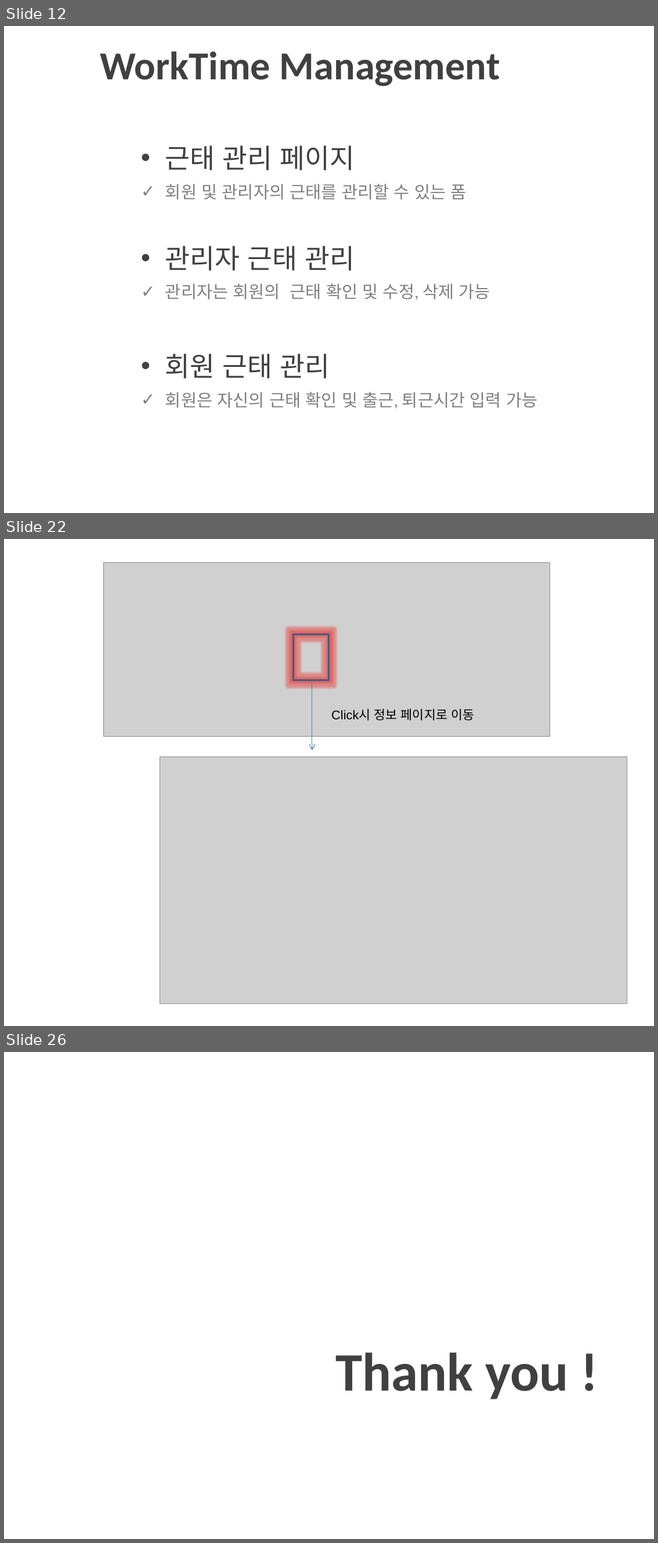
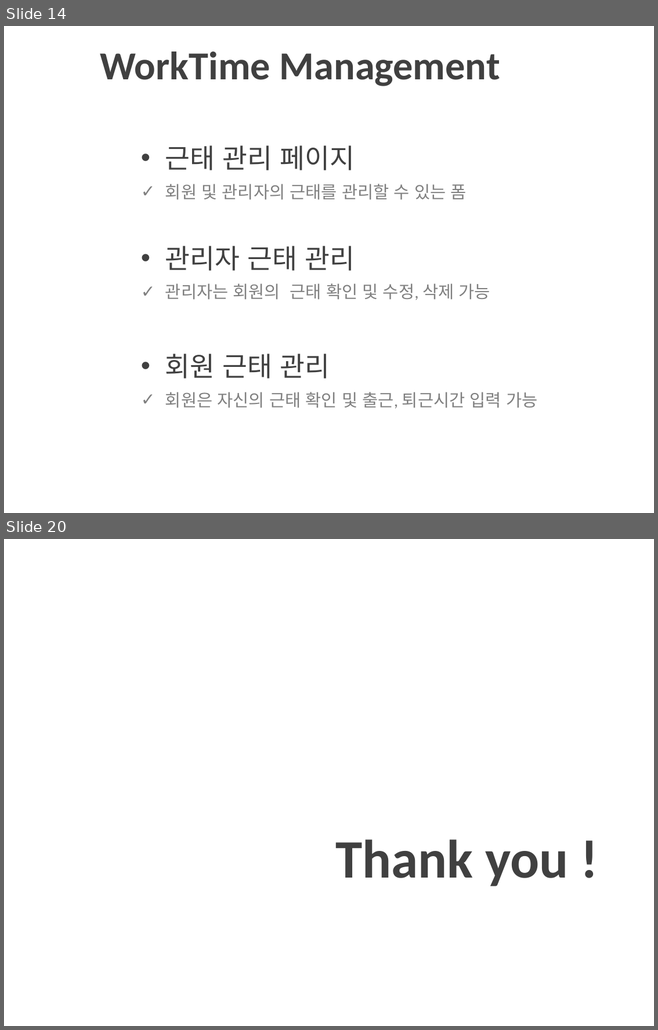
Before and after one commit to itbanked/H_Project, a slide deck: Info/AprilProject_PPT.pptx. Shown one above the other, each under a label of ours: slides 12, 22 and 26 before the commit, slides 14 and 20 after it; the slides between them are not shown. The pictures are 658x1543 and 658x1030 pixels, drawn with LibreOffice and Linux fonts; fonts in the diff are those of the drawing; grey boxes stand for pictures; background and template pictures are left out. Boxes give left, top, right and bottom in pixels: in the first picture for what was removed or moved away, otherwise in the second. Text is boxed around its words. In the diff, an @@ line names an element or a change of style, - is before the commit and + after.

```diff
--- a/Info/AprilProject_PPT.pptx
+++ b/Info/AprilProject_PPT.pptx
@@ slide 22 removed at (x1=4, y1=539, x2=654, y2=1026), background picture (left out) @@
@@ picture removed at (x1=104, y1=562, x2=550, y2=736) @@
@@ rectangle removed at (x1=293, y1=635, x2=329, y2=681) @@
@@ arrow removed from (312, 684) to (312, 750) @@
@@ text removed at (x1=331, y1=709, x2=474, y2=721) @@
-Click시 정보 페이지로 이동
@@ picture removed at (x1=160, y1=757, x2=627, y2=1004) @@
@@ what was slide 12 is now slide 14 @@
@@ what was slide 26 is now slide 20 @@
```
Also in this commit, not shown: 7 slides changed, 6 slides added, 11 other slides removed, 2 other files.
